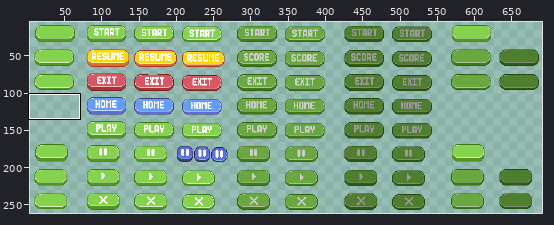
Two states of a pixel-art file, assets/button ver 2.aseprite. The picture above shows the old version from afar; the outline marks the close-up.
Close-up. Earlier state:
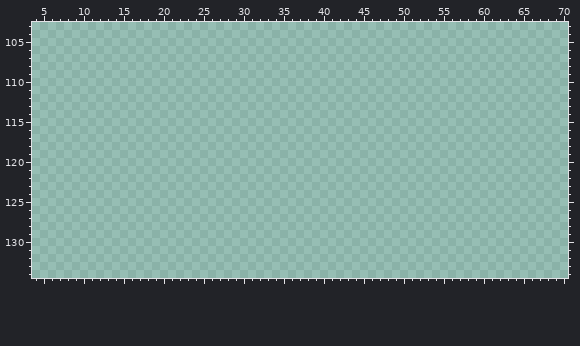
785x271 pixels, 1 frame. Colours within 5 levels of each other are drawn and written as one. Shown: x 4..70, y 103..134. The wide view leaves out empty margins. The commit also changed other parts of the picture, which this record leaves out.
Now the later version:
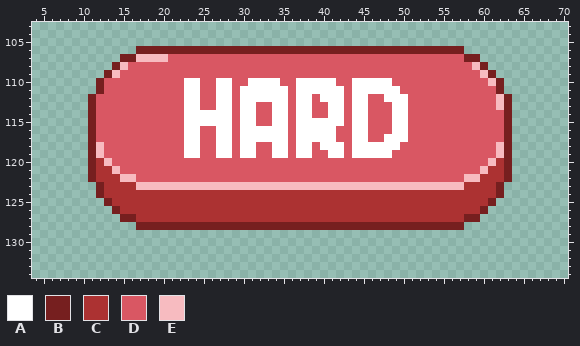
Palette (. is transparent): A #ffffff  B #761f1f  C #ac3232  D #d95763  E #f7bbc0
The edit:
Colour A now appears in row 110 at x 23 to 24, 27 to 28, 31 to 34, 37 to 41 and 44 to 48; in row 111 at x 23 to 24, 27 to 28, 30 to 35, 37 to 42 and 44 to 49; in row 112 at x 23 to 24, 27 to 28, 30 to 35, 37 to 38, 40 to 42, 44 to 45 and 48 to 50; in row 113 at x 23 to 24, 27 to 28, 30 to 31, 34 to 35, 37 to 38, 41 to 42, 44 to 45 and 49 to 50; in row 114 at x 23 to 28, 30 to 31, 34 to 35, 37 to 38, 41 to 42, 44 to 45 and 49 to 50; in row 115 at x 23 to 28, 30 to 31, 34 to 35, 37 to 42, 44 to 45 and 49 to 50.
Colour A now appears in row 116 at x 23 to 24, 27 to 28, 30 to 35, 37 to 41, 44 to 45 and 49 to 50; in row 117 at x 23 to 24, 27 to 28, 30 to 35, 37 to 41, 44 to 45 and 48 to 50; in row 118 at x 23 to 24, 27 to 28, 30 to 31, 34 to 35, 37 to 38, 40 to 42 and 44 to 49; in row 119 at x 23 to 24, 27 to 28, 30 to 31, 34 to 35, 37 to 38, 41 to 42 and 44 to 48.
Colour B now appears in row 106 at x 17 to 57; in row 107 at x 15 to 16 and 58 to 59; in row 108 at x 14 and 60; in row 109 at x 13 and 61; in rows 110 to 111 at x 12 and 62; in rows 112 to 122 at x 11 and 63.
Colour B now appears in rows 123 to 124 at x 12 and 62; in row 125 at x 13 and 61; in row 126 at x 14 and 60; in row 127 at x 15 to 16 and 58 to 59; in row 128 at x 17 to 57.
Colour C now appears in row 120 at x 12 and 62; in row 121 at x 12 to 13 and 61 to 62; in row 122 at x 12 to 14 and 60 to 62; in row 123 at x 13 to 16 and 58 to 61; in row 124 at x 13 to 61; in row 125 at x 14 to 60.
Colour C now appears in row 126 at x 15 to 59; in row 127 at x 17 to 57.
Colour D now appears in row 107 at x 21 to 57; in row 108 at x 16 to 58; in row 109 at x 15 to 59; in row 110 at x 13 to 22, 25 to 26, 29 to 30, 35 to 36, 42 to 43 and 49 to 60; in row 111 at x 13 to 22, 25 to 26, 29, 36, 43 and 50 to 61; in row 112 at x 12 to 22, 25 to 26, 29, 36, 39, 43, 46 to 47 and 51 to 61.
Colour D now appears in row 113 at x 12 to 22, 25 to 26, 29, 32 to 33, 36, 39 to 40, 43, 46 to 48 and 51 to 61; in row 114 at x 12 to 22, 29, 32 to 33, 36, 39 to 40, 43, 46 to 48 and 51 to 62; in row 115 at x 12 to 22, 29, 32 to 33, 36, 43, 46 to 48 and 51 to 62; in row 116 at x 12 to 22, 25 to 26, 29, 36, 42 to 43, 46 to 48 and 51 to 62; in row 117 at x 12 to 22, 25 to 26, 29, 36, 42 to 43, 46 to 47 and 51 to 62; in row 118 at x 13 to 22, 25 to 26, 29, 32 to 33, 36, 39, 43 and 50 to 61.
Colour D now appears in row 119 at x 13 to 22, 25 to 26, 29, 32 to 33, 36, 39 to 40, 43 and 49 to 61; in row 120 at x 14 to 60; in row 121 at x 15 to 59; in row 122 at x 17 to 57.
Colour E now appears in row 107 at x 17 to 20; in row 108 at x 15 and 59; in row 109 at x 14 and 60; in row 110 at x 61; in rows 112 to 113 at x 62; in rows 118 to 119 at x 12 and 62.
Colour E now appears in row 120 at x 13 and 61; in row 121 at x 14 and 60; in row 122 at x 15 to 16 and 58 to 59; in row 123 at x 17 to 57.
Pixel boxes of the changes (left, top, right, bottom) in both close-ups:
added: (88, 46, 512, 230)
